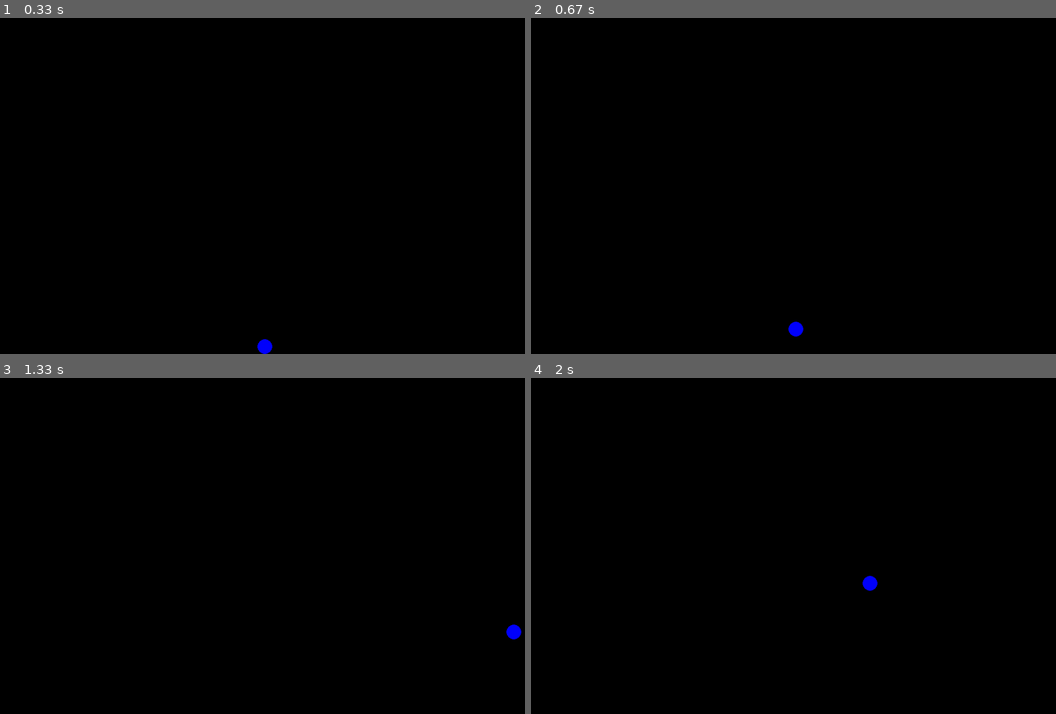
Above: before the commit, frames 1-4 (two rows, left to right).
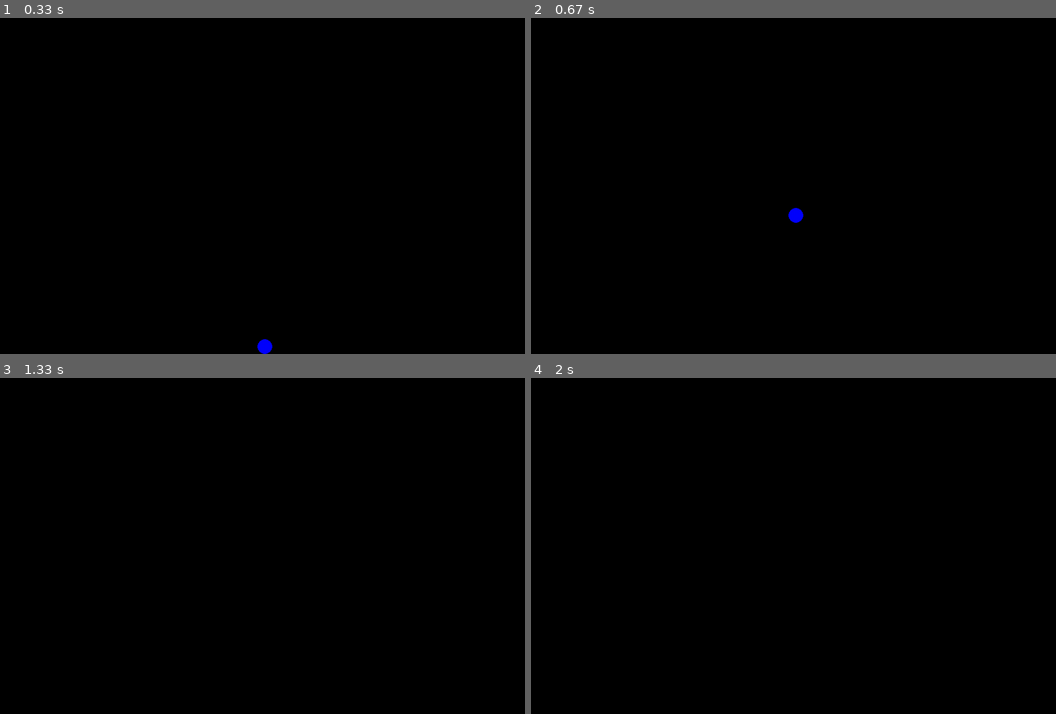
Above: after the commit, the same moments.

Repository: ohadch/pygame-icy-tower
Game: pygame game, started from main.py
The game is run twice, just before and just after one commit, with the same random seed, the same clock (stepped at 60 frames per second) and the same inputs.
Inputs:
- Up to frame 1 (0.33 s): no input
- Up to frame 2 (0.67 s): tap Space at 0.33 s
- Up to frame 3 (1.33 s): hold Right 0.67-1.13 s; tap Space at 0.73, 1.03 s
- Up to frame 4 (2 s): hold Left from 1.67 s (still down); tap Space at 1.73 s

Frame 1 is identical in both runs. In frame 2, 0.2% of the frame differs, in the area x 48-52%, y 56-95%; in frame 3, 0.1%; in frame 4, 0.1%.

Commit message:
Fixed jumping

Diff:
--- a/main.py
+++ b/main.py
@@ -98,7 +98,7 @@
 class Environment:
 
     def __init__(self, width_m, height_m, width_px):
-        self.gravity_mps2 = 9
+        self.gravity_mps2 = 50
         self.dimensions_m = self.width_m, self.height_m = width_m, height_m
         self.m_to_px_ratio = width_px / self.width_m
         self.dimensions_px = self.width_px, self.height_px = width_px, self.m_to_px(self.height_m)
@@ -151,7 +151,7 @@
         self.radius_m = 1
         self.position = Position(self.window.env.width_m / 2, self.window.env.height_m - self.radius_m)
         self.vector = Vector(0, 0)
-        self.jump_mps = 100
+        self.jump_mps = 70
         self.speed_mps = 70
         self.jump_phase = "NO"  # "NO" / "UP" / "DOWN"
         self.is_jumping = False
@@ -166,7 +166,7 @@
         return Position(self.position.x_m + self.radius_m, self.position.y_m)
 
     def is_penetrating_floor(self):
-        return self.bottom_vertex().y_m - self.window.env.height_m
+        return (self.bottom_vertex().y_m - self.window.env.height_m) > 0
 
     def floor_penetration(self):
         return self.bottom_vertex().y_m - self.window.env.height_m
@@ -186,7 +186,7 @@
 
     def jump(self):
         self.is_jumping = True
-        self.vector.y_mps -= 10
+        self.vector.y_mps -= self.jump_mps
 
     def apply_gravity(self):
         self.vector.y_mps += self.window.env.gravity_mps2 * self.window.session.dt_s
